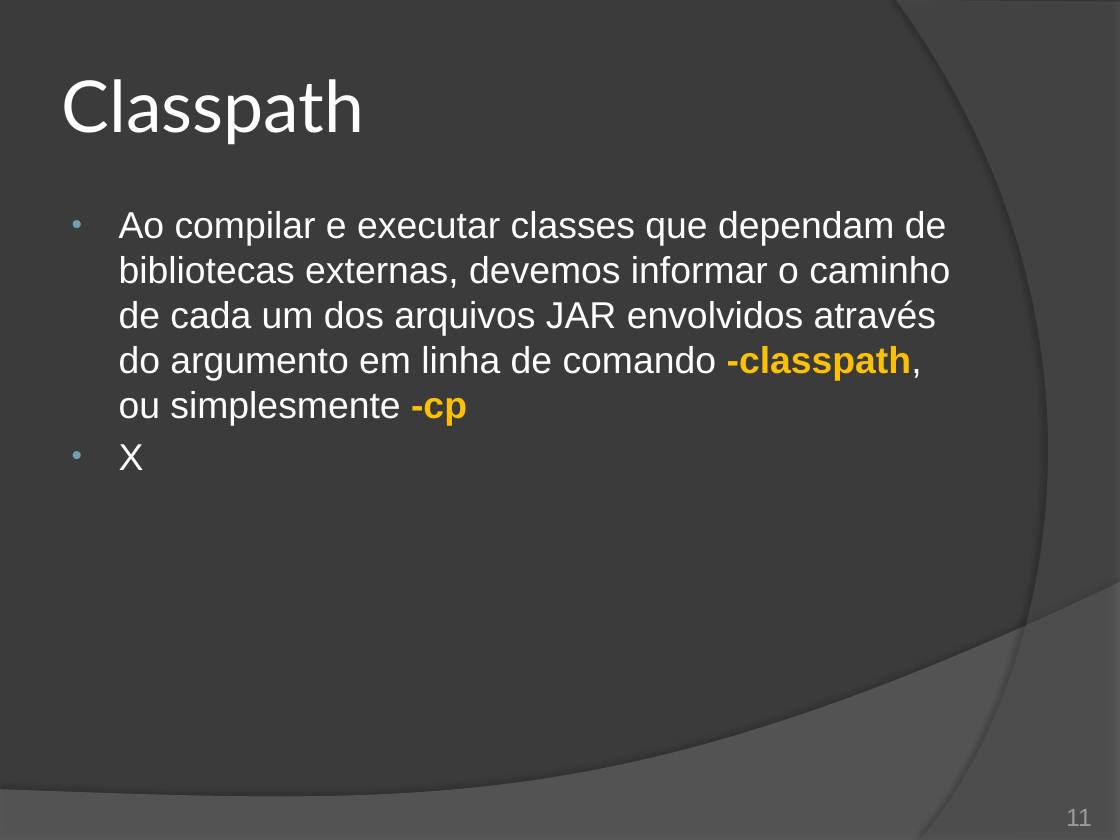
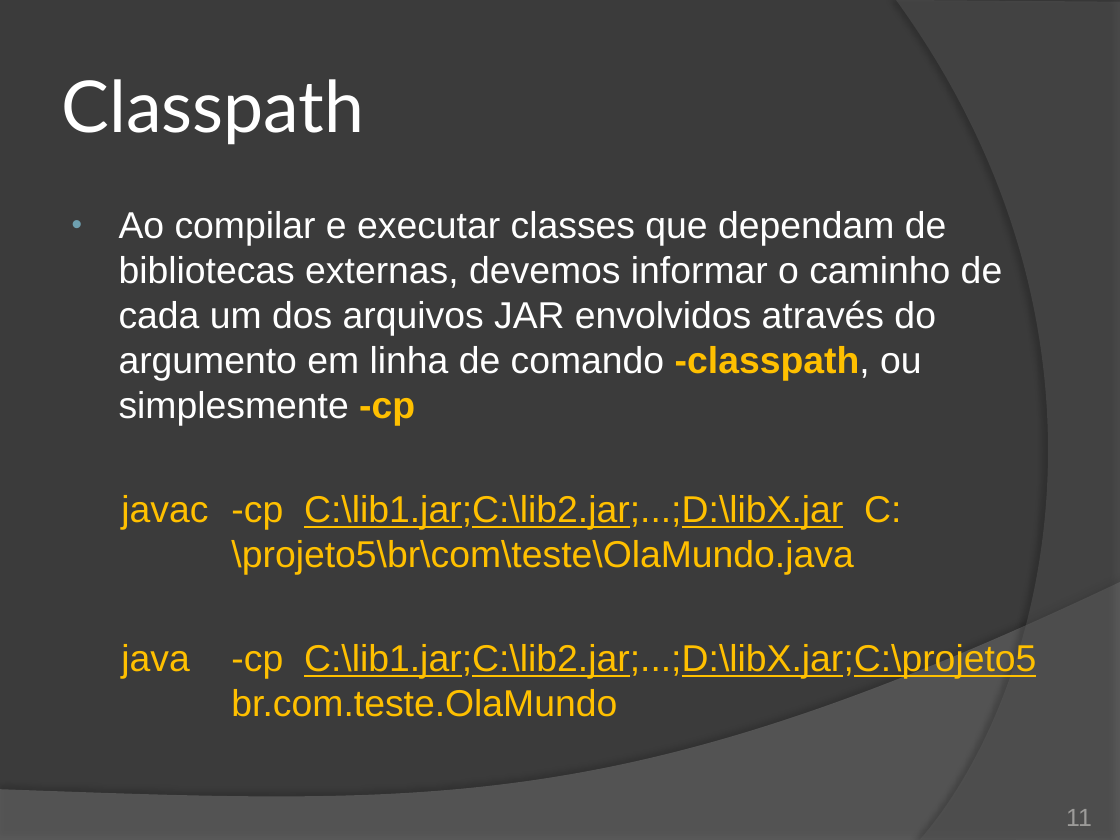
Before and after one commit to duchesqui/slzvieira-training, a slide deck: slide 11 of 2-Java-Programmer-Modulo-II/15.Capitulo09.pptx. Drawn at 1120x840 pixels with LibreOffice and Linux fonts; fonts in the diff are those of the drawing. Boxes give left, top, right and bottom in pixels: in the first picture for what was removed or moved away, otherwise in the second. Text is boxed around its words. In the diff, an @@ line names an element or a change of style, - is before the commit and + after.

```diff
--- a/2-Java-Programmer-Modulo-II/15.Capitulo09.pptx
+++ b/2-Java-Programmer-Modulo-II/15.Capitulo09.pptx
@@ text at (121,495,1036,717): text changed; text colour #FFFFFF to #FFC000 @@
-• X
+javac -cp C:\lib1.jar;C:\lib2.jar;...;D:\libX.jar C:\projeto5\br\com\teste\OlaMundo.java
+java -cp C:\lib1.jar;C:\lib2.jar;...;D:\libX.jar;C:\projeto5 br.com.teste.OlaMundo
```
Also in this commit, not shown: 4 other slides changed, 2 slides added, 3 other files.
